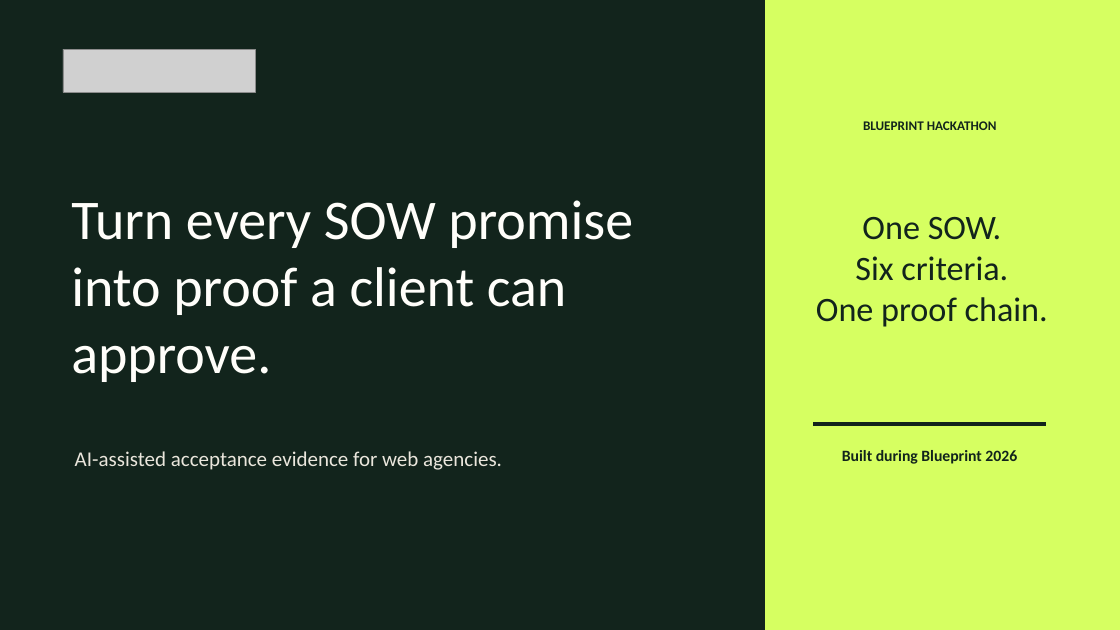
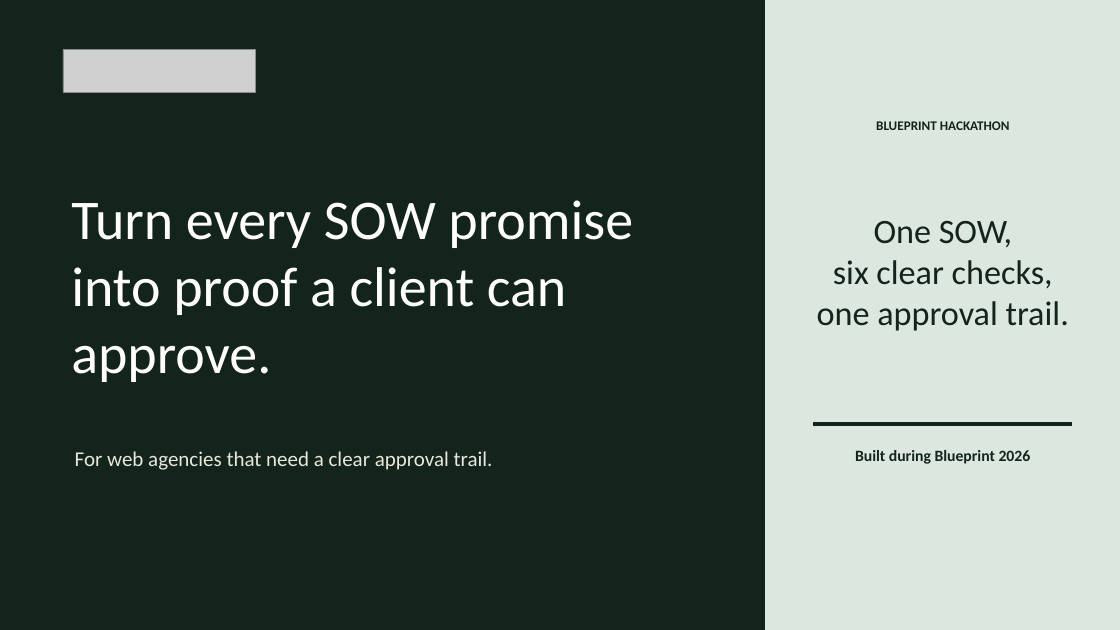
Before and after one commit to anayagarwalla-ai/greenlit, a slide deck: slide 1 of docs/hackathon/greenlit-blueprint-hackathon-deck.pptx. Drawn at 1120x630 pixels with LibreOffice and Linux fonts; fonts in the diff are those of the drawing; grey boxes stand for pictures. Boxes give left, top, right and bottom in pixels: in the first picture for what was removed or moved away, otherwise in the second. Text is boxed around its words. In the diff, an @@ line names an element or a change of style, - is before the commit and + after.

Commit message:
Polish hackathon presentation deck

```diff
--- a/docs/hackathon/greenlit-blueprint-hackathon-deck.pptx
+++ b/docs/hackathon/greenlit-blueprint-hackathon-deck.pptx
@@ rectangle at (x1=765, y1=0, x2=1120, y2=630): fill #D6FF61 to #DCE8DF; outline #D6FF61 0 pt to #DCE8DF 0 pt @@
@@ text "BLUEPRINT HACKATHON" moved from (x1=863, y1=121, x2=997, y2=130) to (x1=876, y1=121, x2=1010, y2=130) @@
@@ text at (x1=817, y1=221, x2=1069, y2=331): text changed @@
-One SOW.
-Six criteria.
-One proof chain.
+One SOW,
+six clear checks,
+one approval trail.
@@ text "Built during Blueprint 2026" moved from (x1=842, y1=450, x2=1017, y2=464) to (x1=855, y1=450, x2=1031, y2=464) @@
@@ rectangle resized from (x1=814, y1=423, x2=1046, y2=425) to (x1=814, y1=423, x2=1072, y2=425) @@
@@ text at (x1=75, y1=451, x2=493, y2=470): text changed @@
-AI-assisted acceptance evidence for web agencies.
+For web agencies that need a clear approval trail.
```
Also in this commit, not shown: 7 other slides changed, 1 other file.
